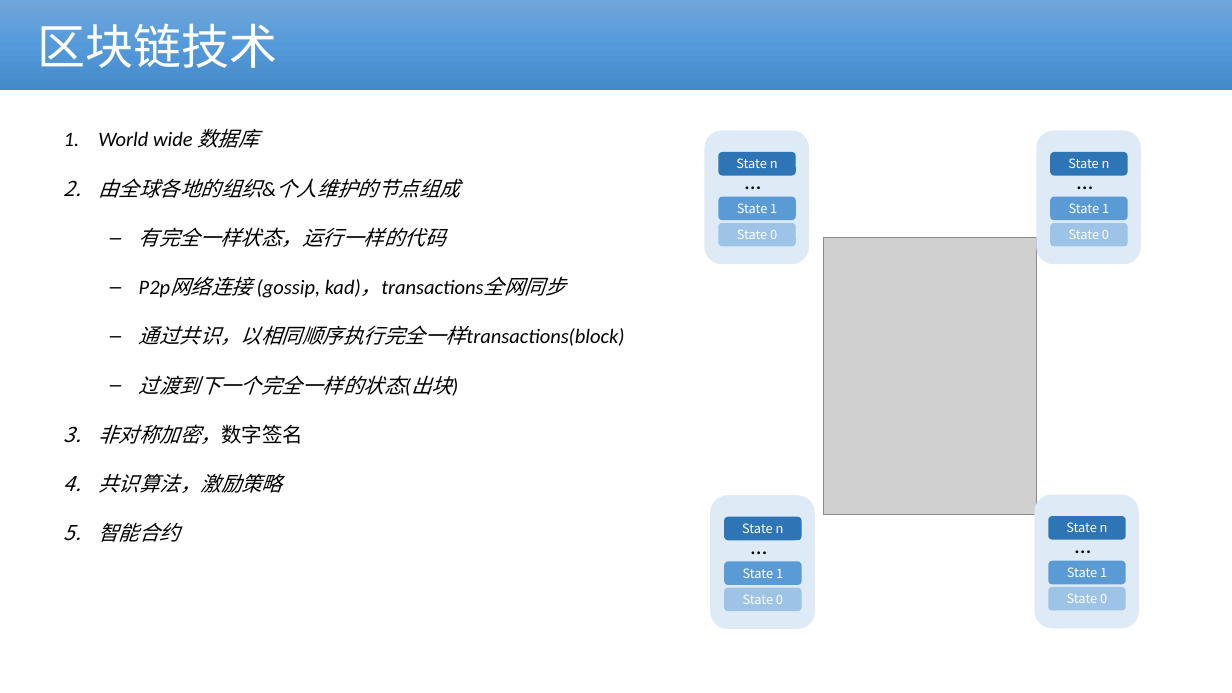
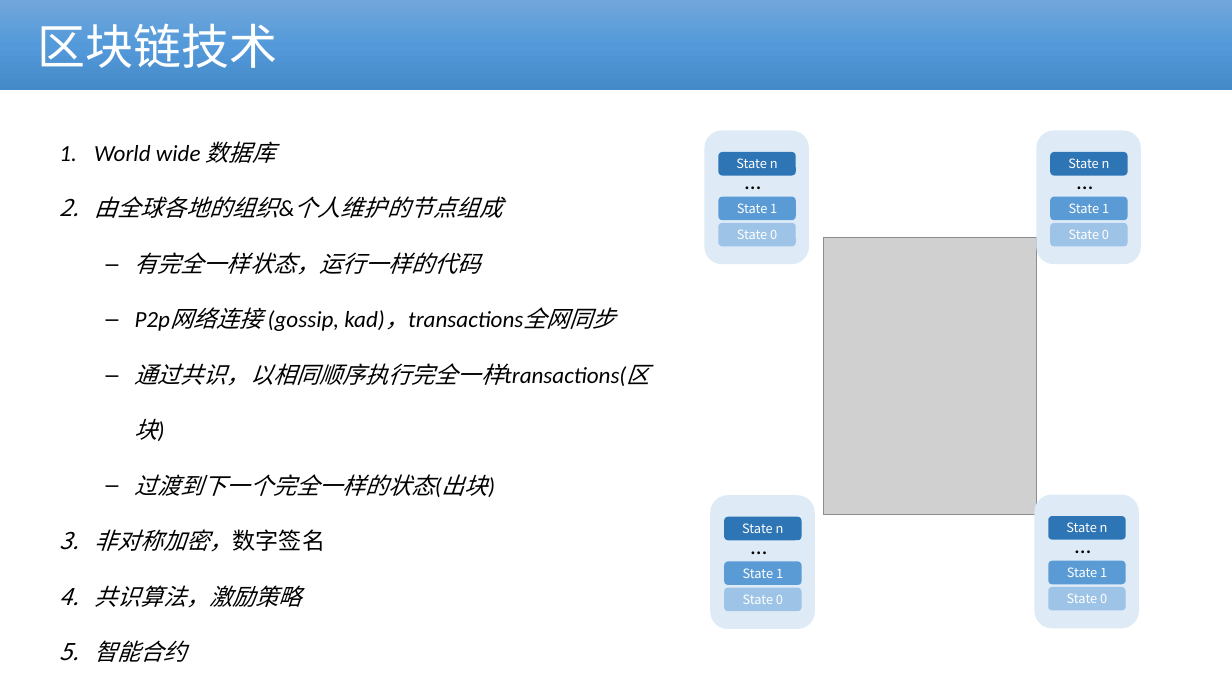
Before and after one commit to cmdpos/gaia, a slide deck: slide 8 of ppt/blockchain-dex.pptx. Drawn at 1232x693 pixels with LibreOffice and Linux fonts; fonts in the diff are those of the drawing; grey boxes stand for pictures; background and template pictures are left out. Boxes give left, top, right and bottom in pixels: in the first picture for what was removed or moved away, otherwise in the second. Text is boxed around its words. In the diff, an @@ line names an element or a change of style, - is before the commit and + after.

```diff
--- a/ppt/blockchain-dex.pptx
+++ b/ppt/blockchain-dex.pptx
@@ text "World wide 数据库": place and size @@
-text "World wide 数据库" at (98, 128, 624, 542)
+text "World wide 数据库" at (94, 141, 650, 608)
@@ text at (94, 141, 503, 608): size 16 to 18 pt in "World wide 数据库", "由全球各地的组织&个人维护的节点组成", "有完全一样状态，运行一样的代码", "P2p网络连接 (gossip, kad)，transactions全网同步" and 4 more places @@
@@ text at (135, 363, 650, 440): text changed; size 16 to 18 pt @@
-  – 通过共识，以相同顺序执行完全一样transactions(block)
+  – 通过共识，以相同顺序执行完全一样transactions(区块)
```
Also in this commit, not shown: 14 other slides changed, 3 slides added, 3 slides removed.
